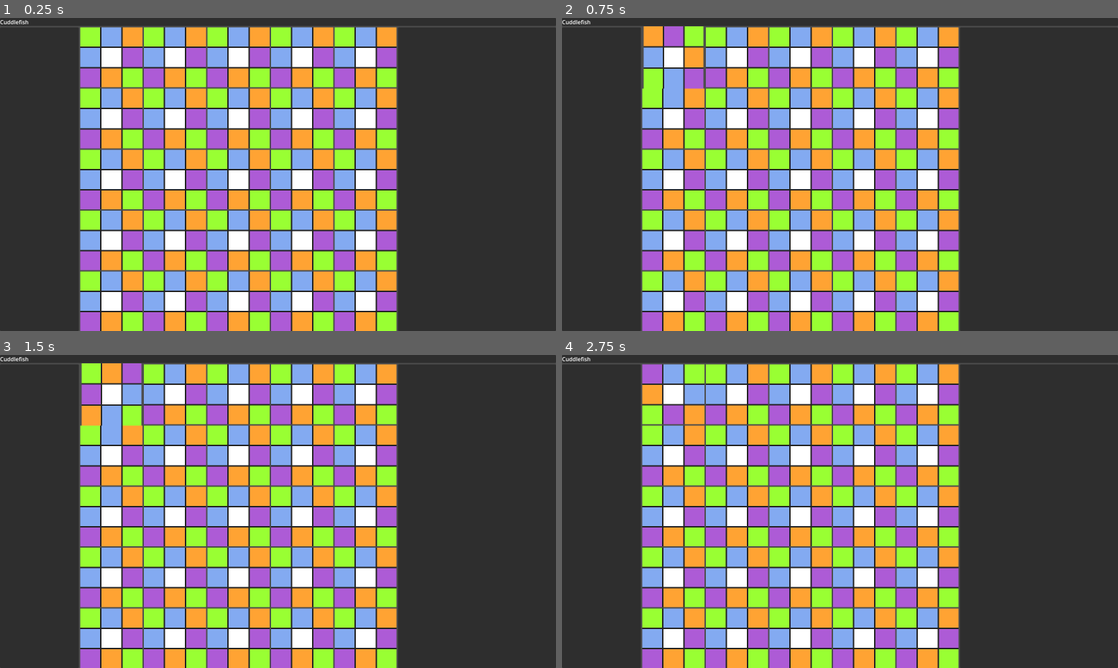
Above: before the commit, frames 1-4 (two rows, left to right).
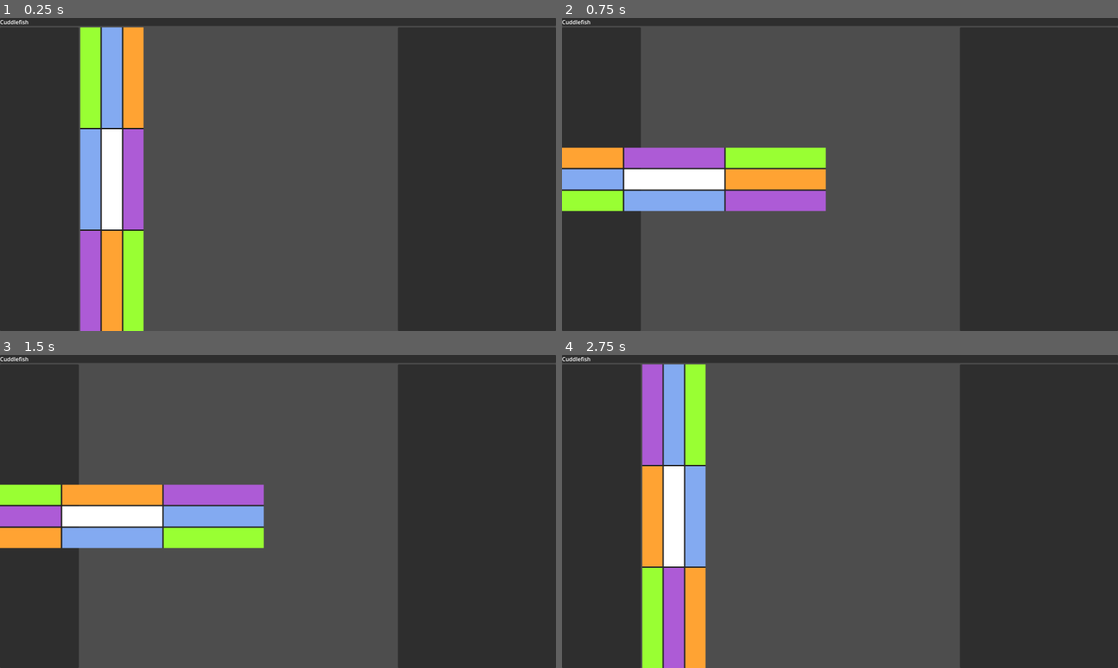
Above: after the commit, the same moments.

Repository: dtersegno/cuddlefish
Game: Godot game, scene res://CuddlefishGame.tscn
Same seed, same stepped clock (60 frames per second), same inputs: the game is played once before the commit and once after it. The project has no main scene, so this scene is started directly.
Inputs (mouse positions are in pixels of both pictures, inside the frame that each line leads up to):
- Up to frame 1 (0.25 s): no input
- Up to frame 2 (0.75 s): click (673, 58) at 0.52 s
- Up to frame 3 (1.5 s): click (111, 395) at 1.27 s
- Up to frame 4 (2.75 s): click (673, 395) at 2.02 s

The runs differ from the first frame. In frame 1, 51% of the frame differs, in the area x 14-72%, y 2-100%; in frame 2, 56%, in the area x 0-72%, y 2-100%; in frame 3, 56%; in frame 4, 53%.
Error after the commit: Parse Error: Too few arguments for "connect()" call. Expected at least 2 but received 0. (res://grid.gd:8)

Commit message:
cuddler comparisons

Diff:
--- a/cuddlefish-gd/cuddler.gd
+++ b/cuddlefish-gd/cuddler.gd
@@ -15,20 +15,29 @@
 @onready var button = $Button
 
 @onready var spin_sound = $Sound/Spin
+signal spinning
 
-var bw_colors =  [
-	Color(0,0,0),
-	Color(1,1,1),
-	Color(0,0,0),
-	Color(1,1,1),
-	Color(0,0,0),
-	Color(1,1,1),
-	Color(0,0,0),
-	Color(1,1,1)
-]
+#var bw_colors =  [
+	#Color(0,0,0),
+	#Color(1,1,1),
+	#Color(0,0,0),
+	#Color(1,1,1),
+	#Color(0,0,0),
+	#Color(1,1,1),
+	#Color(0,0,0),
+	#Color(1,1,1)
+#]
 
 #squares labeled 0 thru 7 from right and xclockwise.
 # [0,5] means a line goes from Right square (0) to Lower Left square (5)
+
+var default_colors = [
+	'DARK_ORCHID',
+	'DARK_ORANGE',
+	'CORNFLOWER_BLUE',
+	'CHARTREUSE'
+]
+
 var color_to_index = {
 	'DARK_ORCHID':[0,5],
 	'DARK_ORANGE':[1,6],
@@ -76,6 +85,7 @@
 	bton.disabled = true
 	return null
 
+#changes cuddle_colors list and actual colors of blocks
 func update_colors():
 	for color_name in color_to_index:
 		for index in color_to_index[color_name]:
--- a/cuddlefish-gd/grid.gd
+++ b/cuddlefish-gd/grid.gd
@@ -5,6 +5,7 @@
 # Called when the node enters the scene tree for the first time.
 func _ready() -> void:
 	create_cuddlefish(24)
+	cuddler_prime.connect()
 
 # Called every frame. 'delta' is the elapsed time since the previous frame.
 func _process(_delta: float) -> void:
@@ -15,3 +16,42 @@
 		var new_cuddler = cuddler_prime.duplicate()
 		self.add_child(new_cuddler)
 		new_cuddler.add_to_group('cuddlers')
+
+# whether the colors at certain positions of
+#two cuddlers are the same
+
+# mark which internal squares to compare.
+#ex V: [6,2] compares the bottom of the first cuddler
+#to the top of the second.
+# squares start at 0 at Right, 1 at Upper Right,
+# and continue xclockwise to 7 at the Lower Right
+# comparison order is important.
+var comparisons = {
+	"V":[6,2], #top to bottom
+	"H":[0,4], #right to left
+	"D1":[7,3], #lower right to upper left
+	"D2":[5,1], #lower left to upper right
+	"EE_L": [4,4], #both lefts
+	"EE_R": [0,0], #both rights
+	"EE_U": [2,2], #both tops
+	"EE_D": [6,6], #both bottoms
+	"EC_L": [5,3], #lower left to upper left
+	"EC_R": [7,1], #lower right to upper right
+	"EC_U": [1,3], #upper right to upper left
+	"EC_D": [7,5], #lower right to lower left
+}
+
+func cuddle_compare(cuddler1, cuddler2, comparison):
+	var indices = comparisons[comparison]
+	var color1 = cuddler1.edge_blocks[indices[0]].color
+	var color2 = cuddler2.edge_blocks[indices[1]].color
+	return color1 == color2
+
+func compare_all():
+	for cuddler1 in self.get_children():
+		for cuddler2 in self.get_children():
+			if cuddle_compare(cuddler1, cuddler2, "H"):
+				print(
+					"H compare true!"
+				)
+	return null
